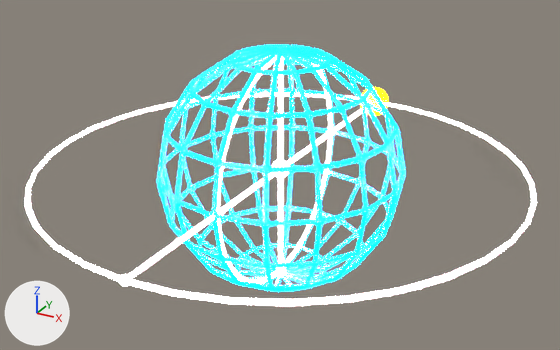
One commit to the Blender file Assets/UdonSunController/Blender~/SunController.blend: the scene before it, then after it.
Before and after are seen from a 50 mm lens placed at (0.566, -1.031, 0.504), pointed at (-0.003, 0.003, -0.013). The axes (+X, +Y, +Z) are drawn at lower left. The lights are the same throughout.

The first picture shows 'BaseMesh', 'RingMesh'.
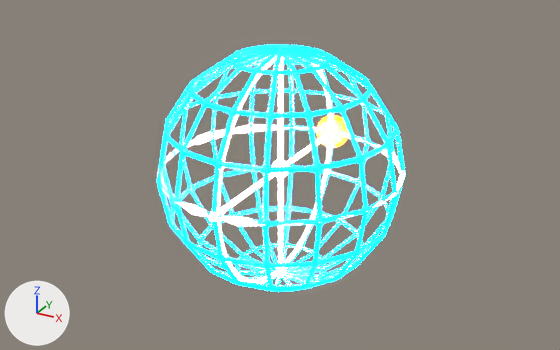
Location of each change, (x1, y1, x2, y2) in pixels of the pictures (560 x 350 px; the box of a moved part takes in the faces that stretch with it):
'RingMesh', reshaped (51% narrower, 9% shorter): before (25, 56, 537, 306); after (157, 56, 405, 283)
part 1 of me_icosphere_002, moved or reshaped: before (360, 87, 389, 116); after (317, 115, 349, 147)
part 2 of me_icosphere_002, moved or reshaped: before (119, 274, 131, 287); after (209, 211, 219, 222)
part 3 of me_icosphere_002, moved or reshaped: before (25, 92, 537, 306); after (157, 124, 405, 226)

The change, as a list of edits to the scene's bpy script:
```text
Change me_icosphere_002:
    used by ob_ringmesh; location = (0.0, 0.0, 0.0); rotation_euler = (1.571, 0.0, 0.0), in degrees (90, 0, 0)
    remove me_icosphere_002.from_pydata(...)  # 1158 vertices, 1652 faces; spans x -0.404..0.404, y -0.197..0.197, z -0.43..0.407
    add me_icosphere_002.from_pydata(...)  # 1158 vertices, 1652 faces; spans x -0.204..0.204, y -0.197..0.197, z -0.23..0.207
    me_icosphere_002 part 1: the loose piece of 162 vertices spanning x -0.03..0.03, y -0.03..0.03, z -0.43..-0.37 is moved by (0.0, 0.0, 0.2)
    me_icosphere_002 part 2: the loose piece of 42 vertices spanning x -0.008..0.008, y -0.008..0.008, z 0.391..0.407 is moved by (0.0, 0.0, -0.2)
    me_icosphere_002 part 3: 228 of 1158 vertices moved; they spanned x -0.404..0.404, y -0.004..0.004, z -0.404..0.404 and now span x -0.204..0.204, y -0.007..0.007, z -0.204..0.203; mean shift (0.0, 0.0, 0.0); largest move (0.378, 0.003, -0.137) -> (0.194, 0.007, -0.04)
```
